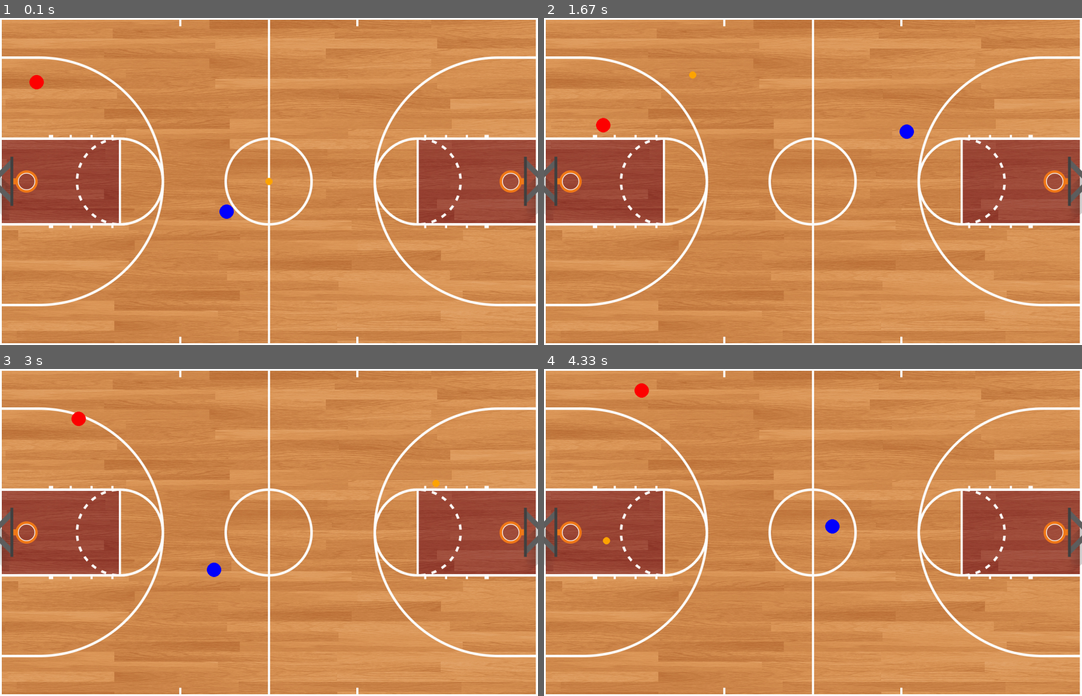
Above: before the commit, frames 1-4 (two rows, left to right).
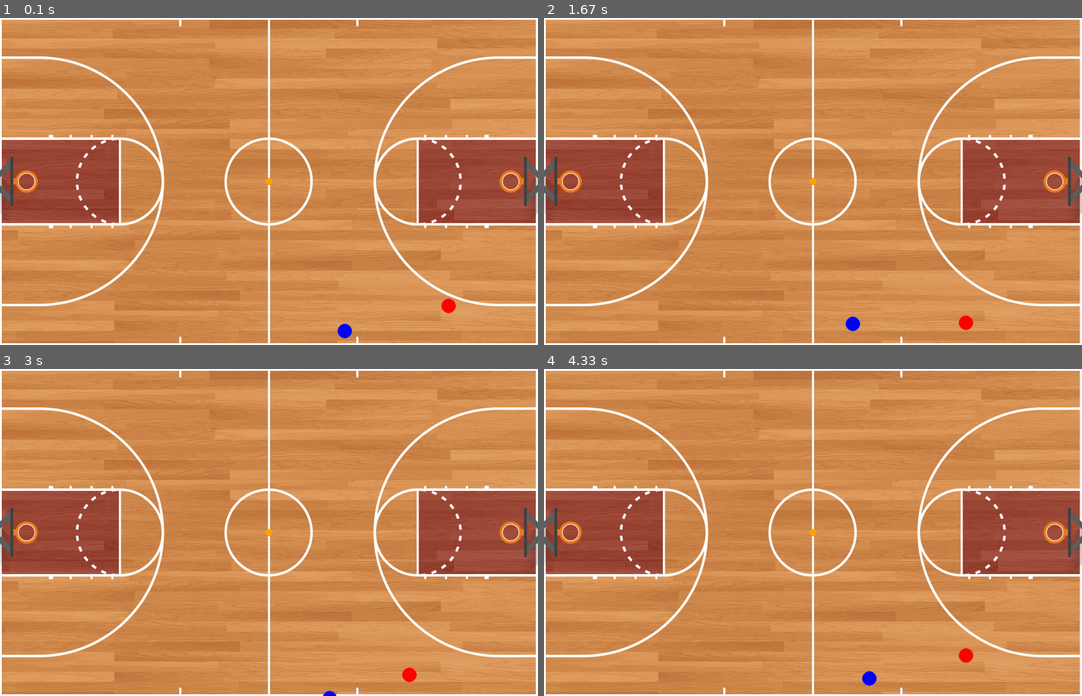
Above: after the commit, the same moments.

Repository: rishibasu/hackathon_bball
Game: pygame game, started from game.py
The game is run twice, just before and just after one commit, with the same random seed, the same clock (stepped at 60 frames per second) and the same inputs.
Inputs:
- Up to frame 1 (0.1 s): no input
- Up to frame 2 (1.67 s): no input
- Up to frame 3 (3 s): no input
- Up to frame 4 (4.33 s): no input

The runs differ from the first frame. In frame 1, 0.4% of the frame differs, in the area x 5-85%, y 17-98%; in frame 2, 0.4%; in frame 3, 0.4%; in frame 4, 0.4%, in the area x 10-80%, y 4-97%.

Commit message:
update game.py
players are still moving in a weird direction

Diff:
--- a/game.py
+++ b/game.py
@@ -35,9 +35,16 @@
         self.x = x
         self.y = y
 
-
-#create class for the ball
-class ball:
+# Screen Class
+class Screen:
+    def __init__(self, width, height):
+        self.width = width
+        self.height = height
+
+screen = Screen(WIDTH, HEIGHT)
+
+# Ball Class
+class ball():
     def __init__(self):
         self.x = 749
         self.y = 456
@@ -54,9 +61,9 @@
         self.x += self.speed_x
         self.y += self.speed_y
     # Check for collision with walls
-        if self.x < self.radius*4 or self.x > WIDTH - self.radius - 15:
+        if self.x < self.radius * 4 or self.x > WIDTH - self.radius - 15:
             self.speed_x *= -1
-        if self.y < self.radius*4 or self.y > HEIGHT - self.radius - 15:
+        if self.y < self.radius * 4 or self.y > HEIGHT - self.radius - 15:
             self.speed_y *= -1
 
 
@@ -68,11 +75,8 @@
         self.y = y
         self.color = color
         self.radius = BALL_RADIUS
-        #self.speed_x = random.randint(-BALL_SPEED, BALL_SPEED)
-        #self.speed_y = random.randint(-BALL_SPEED, BALL_SPEED)
-        self.speed_x = speed
-        self.speed_y = speed
-        self.angle = random.uniform(0, 2 * math.pi)
+        self.angle = random.uniform(0, math.pi)
+        self.speed = speed
         self.orange_carried = False
         self.carrying = False
 
@@ -85,8 +89,8 @@
                 self.age,
                 self.tm,
                 self.g,
-                self.mp,
-                self.per,
+                self.mp, # market price
+                self.per, # player efficiency rating
                 self.ts,
                 self.tsp,
                 self.ftr = np.genfromtxt('data.csv', delimiter=',', skip_header=1, max_rows=1, usecols=(1,2,3,4,5,6,7,8,9), unpack=True)
@@ -120,14 +124,27 @@
             self.angle = -self.angle
     """
     def move(self):
-        self.x += self.speed_x * math.cos(self.angle)
-        self.y += self.speed_y * math.sin(self.angle)
-
+        direction = random.uniform(-1, 1)
+        wave_amplitude = 50
+        wave_frequency = 0.01
+        wave_offset = random.uniform(0, math.pi * 2)
+        # self.x += self.speed * math.cos(self.angle)
+        # self.y += self.speed * math.sin(self.angle)
+        """
         # Check for collision with walls
         if self.x < self.radius*2 or self.x > WIDTH - self.radius - 5:
             self.speed_x *= -1
         if self.y < self.radius*2 or self.y > HEIGHT - self.radius - 5:
             self.speed_y *= -1
+        """
+        self.x = WIDTH // 2 + int(WIDTH // 2 * math.cos(self.angle))
+        self.y = HEIGHT // 2 + int(HEIGHT // 2 * math.sin(self.angle))
+        self.angle += direction * math.pi / 180
+        self.x += int(wave_amplitude * math.sin(wave_frequency * self.x + wave_offset))
+        self.y += int(wave_amplitude * math.sin(wave_frequency * self.y + wave_offset))
+
+    player_direction_change_event = pygame.USEREVENT + 1
+    pygame.time.set_timer(player_direction_change_event, random.randint(5000, 100000))
 
     def decide_turnover(self, player):
         if random.choice([1,2]) == 1:
@@ -140,8 +157,8 @@
     def carrying_ball(self, ball):
         dist = ((self.x - ball.x)**2 + (self.y - ball.y)**2)**0.5
 
-        if dist < self.radius + ball.radius:
-            if ball.carried == False or ball.carrier == self:
+        if dist <= self.radius + ball.radius:
+            if ball.carried == False:
                 ball.carried = True
                 ball.carrier = self
                 ball.speed_x = self.speed_x
@@ -156,8 +173,8 @@
 
 
 # Create the balls
-red_player = player(100, 100, 40, RED)
-blue_player = player(700, 500, 40, BLUE)
+red_player = player(400, 400, 5, RED)
+blue_player = player(400, 400, 3, BLUE)
 
 #perhaps the ball should be different
 orange_ball = ball()
@@ -165,13 +182,16 @@
 # Set up game loop
 clock = pygame.time.Clock()
 while True:
-    clock.tick(30)
+    clock.tick(60)
 
     # Handle events
     for event in pygame.event.get():
         if event.type == pygame.QUIT:
             pygame.quit()
             quit()
+        elif event.type == player.player_direction_change_event:
+            red_player.angle = random.uniform(0, math.pi)
+            blue_player.angle = random.uniform(0, math.pi)
 
     # Move the balls
     red_player.move()
